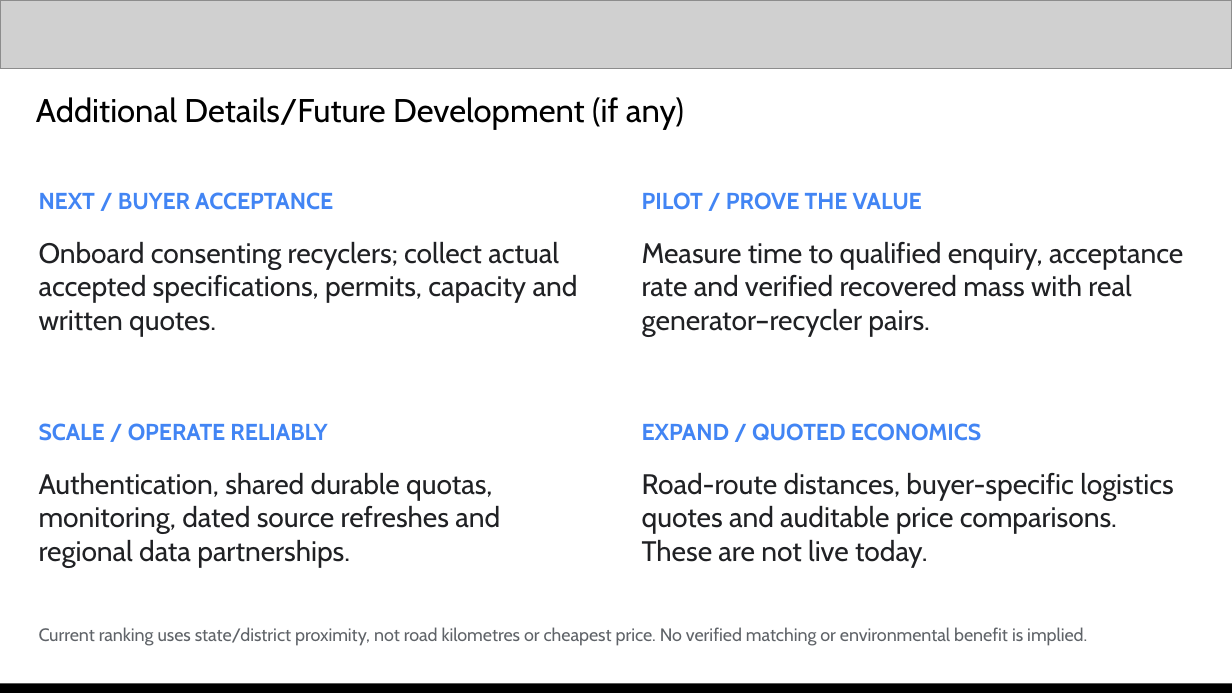
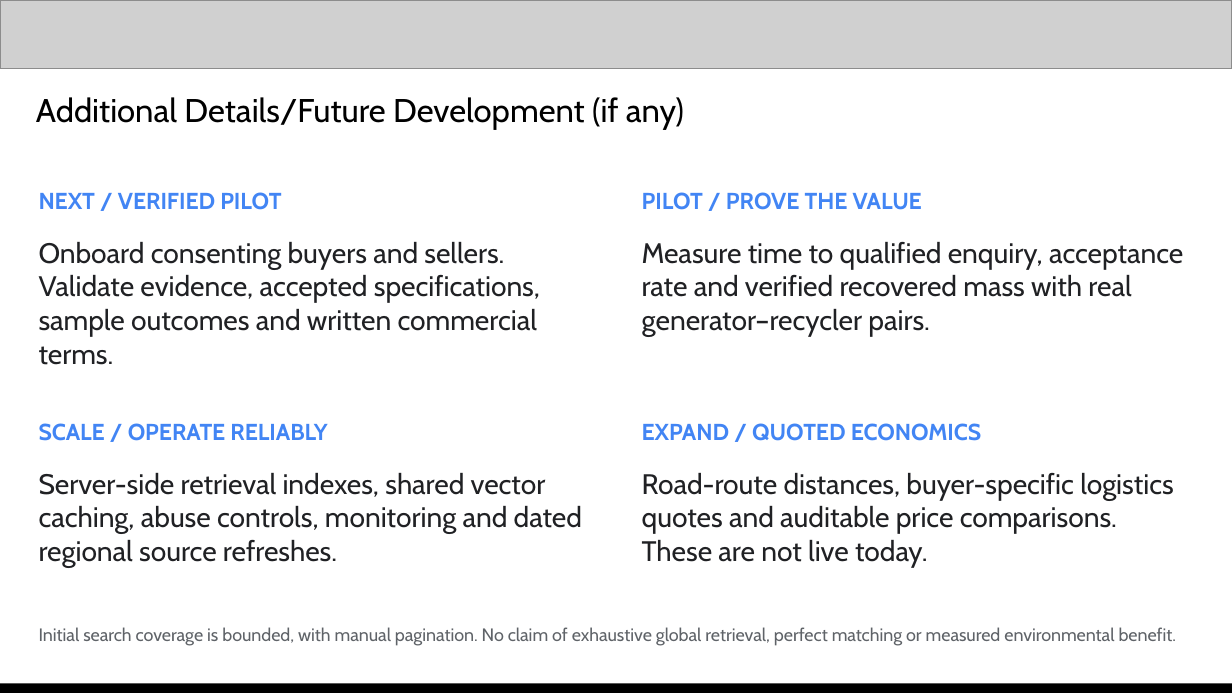
Before and after one commit to anshuman542018/wasterecast, a slide deck: slide 13 of submission/Clorex_WasteRecast_Pitch_Deck.pptx. Drawn at 1232x693 pixels with LibreOffice and Linux fonts; fonts in the diff are those of the drawing; grey boxes stand for pictures. Boxes give left, top, right and bottom in pixels: in the first picture for what was removed or moved away, otherwise in the second. Text is boxed around its words. In the diff, an @@ line names an element or a change of style, - is before the commit and + after.

```diff
--- a/submission/Clorex_WasteRecast_Pitch_Deck.pptx
+++ b/submission/Clorex_WasteRecast_Pitch_Deck.pptx
@@ text at (x1=39, y1=192, x2=281, y2=210): text changed @@
-NEXT / BUYER ACCEPTANCE
+NEXT / VERIFIED PILOT
@@ text at (x1=39, y1=242, x2=540, y2=365): text changed @@
-Onboard consenting recyclers; collect actual accepted specifications, permits, capacity and written quotes.
+Onboard consenting buyers and sellers. Validate evidence, accepted specifications, sample outcomes and written commercial terms.
@@ text at (x1=39, y1=473, x2=582, y2=568): text changed @@
-Authentication, shared durable quotas, monitoring, dated source refreshes and regional data partnerships.
+Server-side retrieval indexes, shared vector caching, abuse controls, monitoring and dated regional source refreshes.
@@ text at (x1=39, y1=627, x2=1177, y2=646): text changed @@
-Current ranking uses state/district proximity, not road kilometres or cheapest price. No verified matching or environmental benefit is implied.
+Initial search coverage is bounded, with manual pagination. No claim of exhaustive global retrieval, perfect matching or measured environmental benefit.
```
Also in this commit, not shown: 14 other slides changed, 10 other files.
